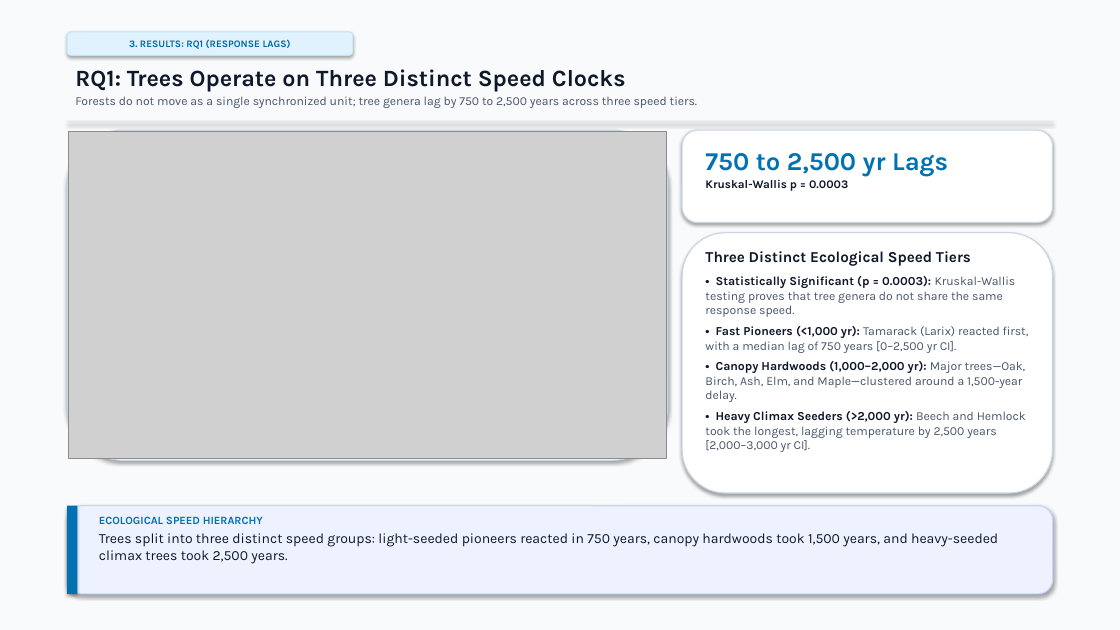
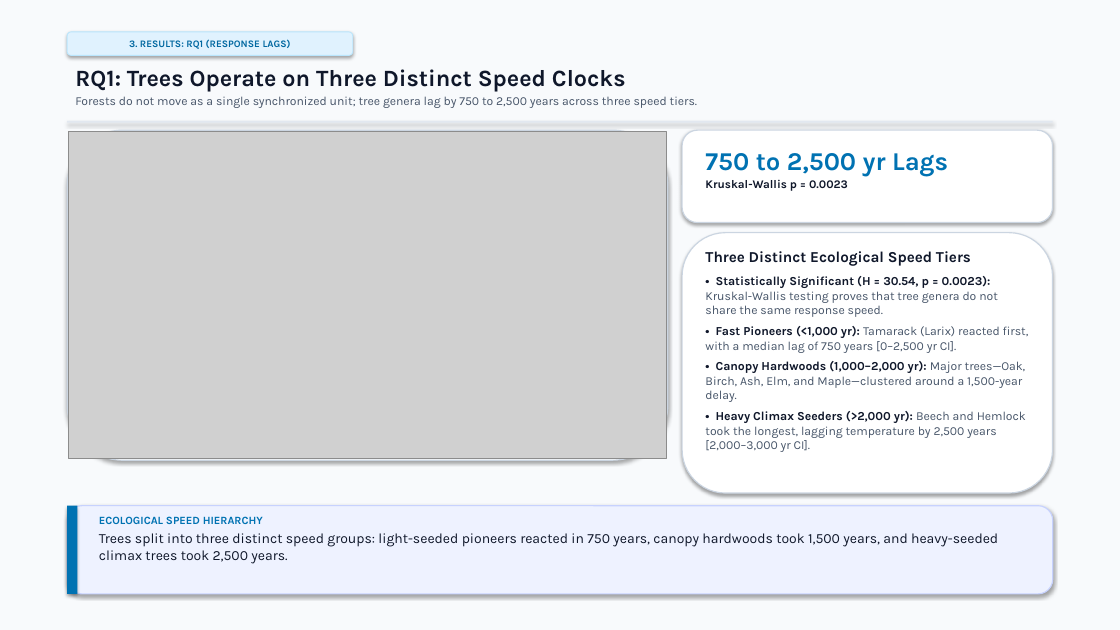
Before and after one commit to vivek-r-2000/EST-Project, a slide deck: slide 9 of TBD2_Final_Project_Presentation_unslopped.pptx. Drawn at 1120x630 pixels with LibreOffice and Linux fonts; fonts in the diff are those of the drawing; grey boxes stand for pictures. Boxes give left, top, right and bottom in pixels: in the first picture for what was removed or moved away, otherwise in the second. Text is boxed around its words. In the diff, an @@ line names an element or a change of style, - is before the commit and + after.

```diff
--- a/TBD2_Final_Project_Presentation_unslopped.pptx
+++ b/TBD2_Final_Project_Presentation_unslopped.pptx
@@ text at bbox=[705, 180, 848, 191]: text changed @@
-Kruskal-Wallis p = 0.0003
+Kruskal-Wallis p = 0.0023
@@ text at bbox=[705, 276, 998, 317]: text changed @@
-• Statistically Significant (p = 0.0003): Kruskal-Wallis testing proves that tree genera do not share the same response speed.
+• Statistically Significant (H = 30.54, p = 0.0023): Kruskal-Wallis testing proves that tree genera do not share the same response speed.
```
Also in this commit, not shown: 8 other slides changed, 2 other files.
